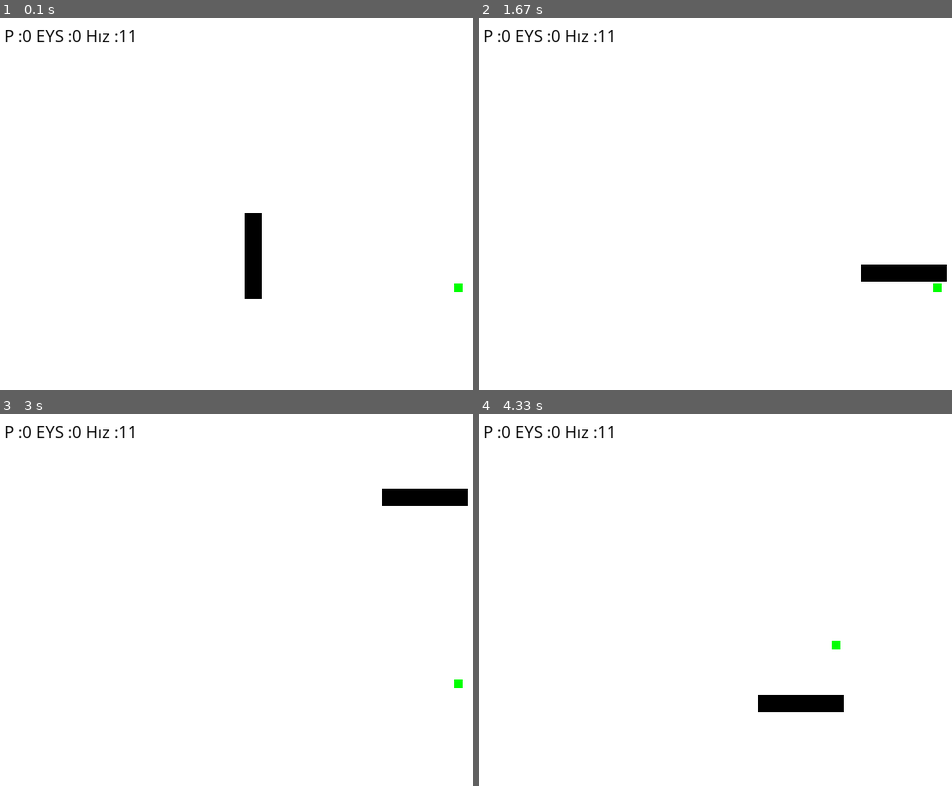
Above: before the commit, frames 1-4 (two rows, left to right).
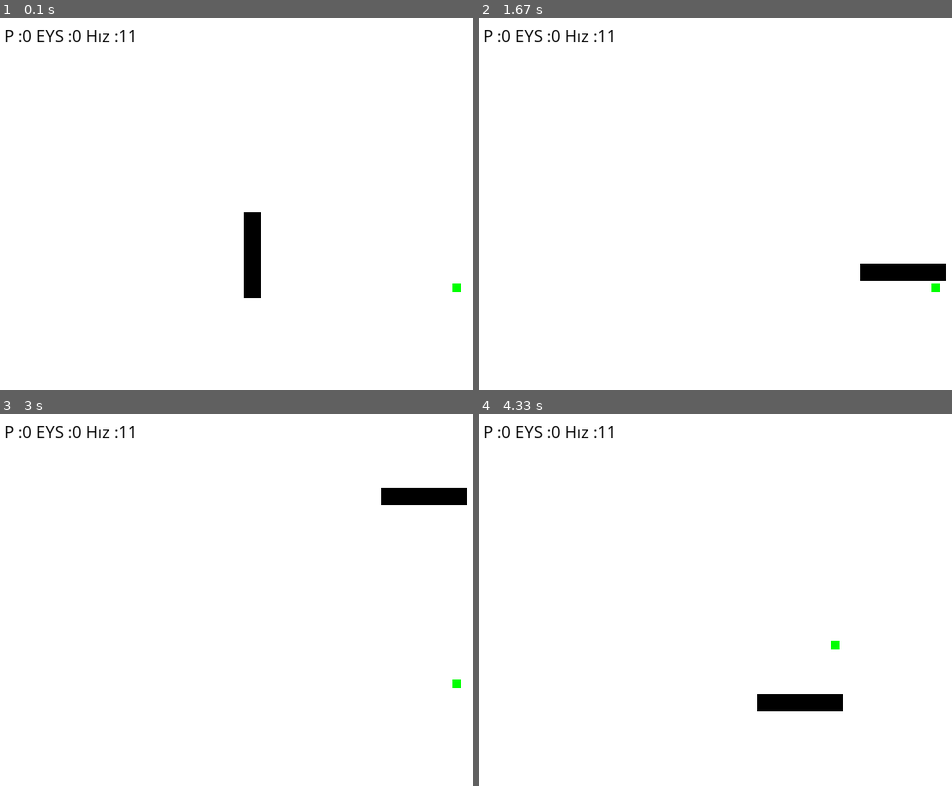
Above: after the commit, the same moments.

Repository: emrekndl/pygameSnake
Game: pygame game, started from snakePygame.py
Two runs of this game, one before a commit and one after it. Both use one fixed random seed, a clock stepped at 60 frames per second and the inputs below.
Inputs:
- Up to frame 1 (0.1 s): no input
- Up to frame 2 (1.67 s): hold Right 0.33-0.8 s; hold Up 0.83-1.13 s; hold Right 1.17-1.63 s
- Up to frame 3 (3 s): hold Up 1.67-2.2 s; hold Left 2.57-2.97 s
- Up to frame 4 (4.33 s): hold Up 3-3.37 s; click "Yeniden Oyna" at 3.53 s; hold Right from 3.8 s (still down)

The runs differ from the first frame. In frame 1, 0.1% of the frame differs, in the area x 51-98%, y 52-76%; in frame 2, 0.1%; in frame 3, 0.1%; in frame 4, 0.1%.

Commit message:
Pygame snakePygame update

Diff:
--- a/snakePygame.py
+++ b/snakePygame.py
@@ -7,8 +7,8 @@
 class yilan():
 
     def __init__(self):
-        self.yX = [290, 290, 290, 290, 290]
-        self.yY = [290, 270, 250, 230, 210]
+        self.yX = [289, 289, 289, 289, 289]
+        self.yY = [289, 269, 249, 229, 209]
         # yılan başlangıç yönü
         self.yonY = 0
         """
@@ -20,7 +20,7 @@
         """
         self.puan = 0
         # elmanın rastgele konumu
-        self.yemPozisyonu = (random.randint(1, 590), random.randint(1, 590))
+        self.yemPozisyonu = (random.randint(3, 588), random.randint(3, 588))
         pygame.init()
         # ekran boyutu
         self.ekran = pygame.display.set_mode((600, 600))
@@ -206,7 +206,7 @@
                 # yemin rengini rastgele değiştirme
                 self.yemSekli.fill(
                     (random.randint(0, 220), random.randint(0, 225), random.randint(0, 230)))
-                self.yemPozisyonu = (random.randint(1, 590), random.randint(1, 590))
+                self.yemPozisyonu = (random.randint(3, 588), random.randint(3, 588))
 
             if self.yX[0] < 0 or self.yX[0] > 580 or self.yY[0] < 0 or self.yY[0] > 580:  # duvara çarpması
                 self.yandiEkrani(self.ekran, self.puan)
